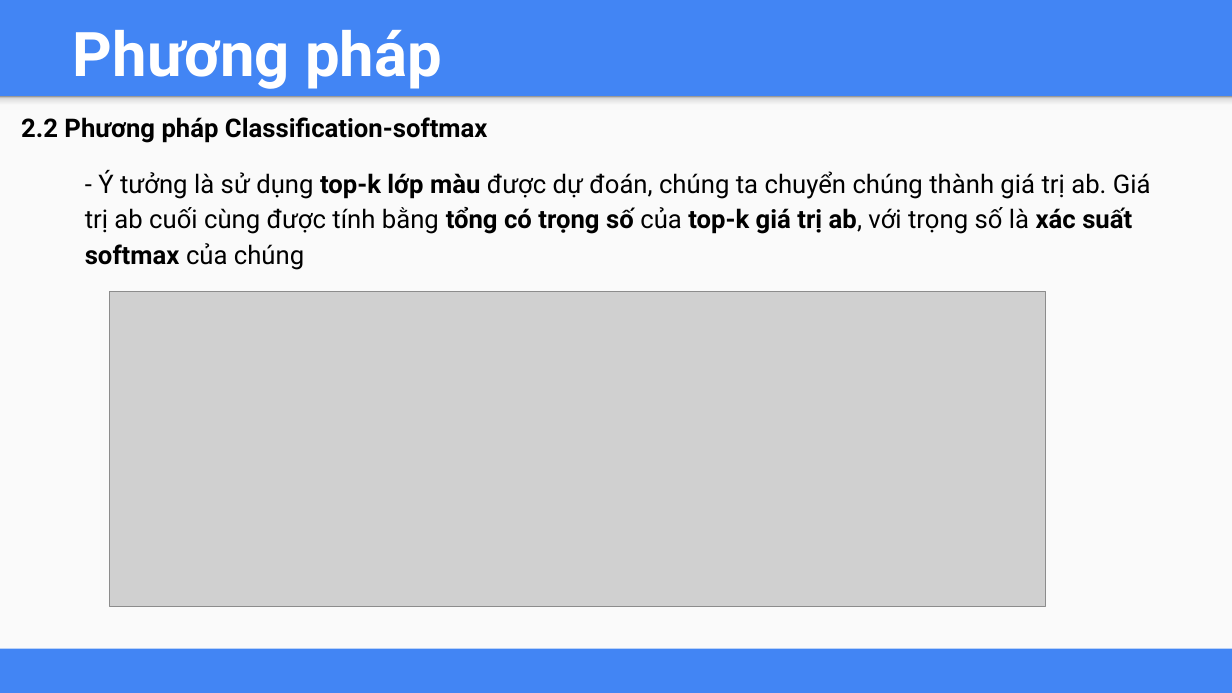
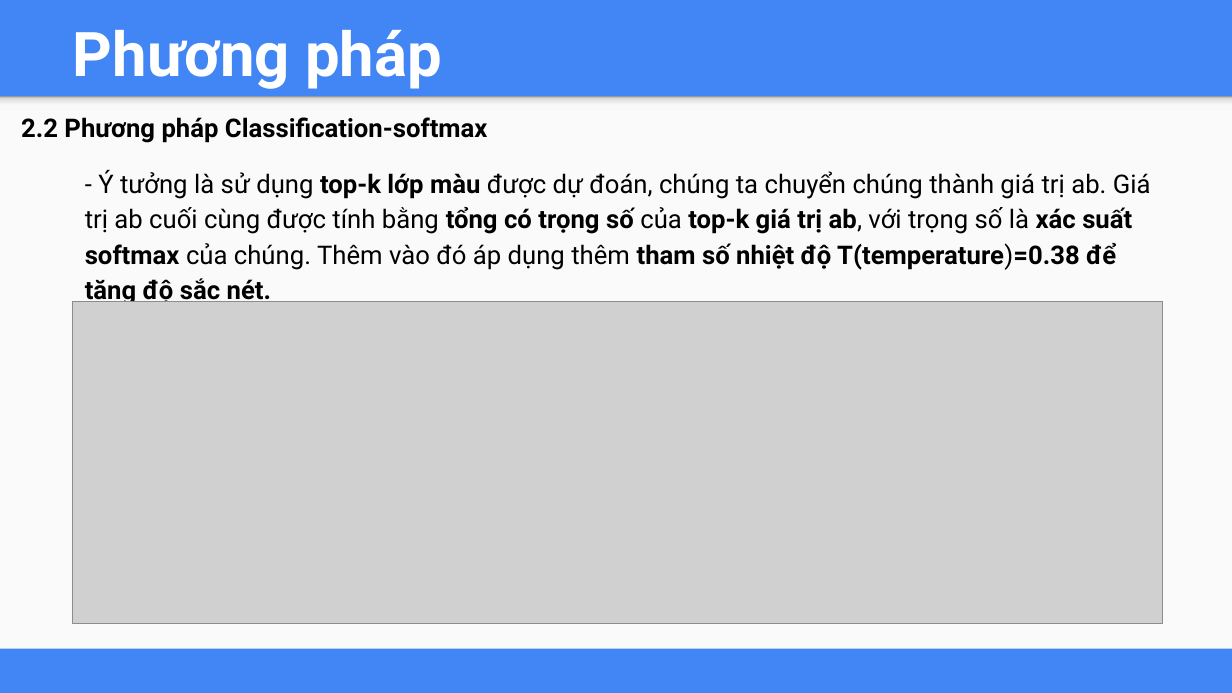
Before and after one commit to lekhanhhoang/influence-of-color, a slide deck: slide 10 of Báo cáo Final.pptx. Drawn at 1232x693 pixels with LibreOffice and Linux fonts; fonts in the diff are those of the drawing; grey boxes stand for pictures. Boxes give left, top, right and bottom in pixels: in the first picture for what was removed or moved away, otherwise in the second. Text is boxed around its words. In the diff, an @@ line names an element or a change of style, - is before the commit and + after.

Commit message:
FInal lan 4

```diff
--- a/Báo cáo Final.pptx
+++ b/Báo cáo Final.pptx
@@ text at (85, 170, 1151, 302): text changed @@
-- Ý tưởng là sử dụng top-k lớp màu được dự đoán, chúng ta chuyển chúng thành giá trị ab. Giá trị ab cuối cùng được tính bằng tổng có trọng số của top-k giá trị ab, với trọng số là xác suất softmax của chúng
+- Ý tưởng là sử dụng top-k lớp màu được dự đoán, chúng ta chuyển chúng thành giá trị ab. Giá trị ab cuối cùng được tính bằng tổng có trọng số của top-k giá trị ab, với trọng số là xác suất softmax của chúng. Thêm vào đó áp dụng thêm tham số nhiệt độ T(temperature)=0.38 để tăng độ sắc nét.
@@ picture: place and size @@
-picture at (110, 291, 1046, 606)
+picture at (73, 301, 1163, 624)
```
Also in this commit, not shown: 1 other slide changed, 1 slide added.
